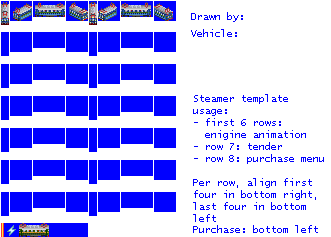
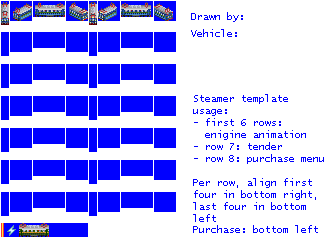
The second (331, 237) image is a revision of the first. Changes to its layers:
painted on "empty.png" over bbox(22, 15, 151, 237)
